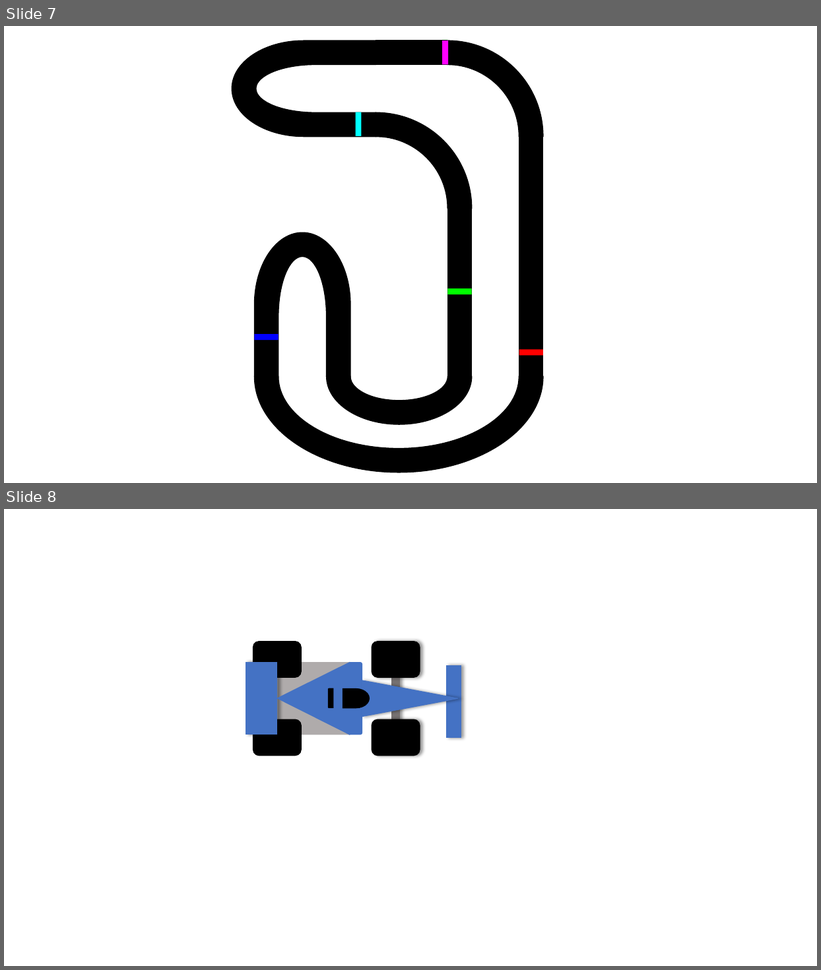
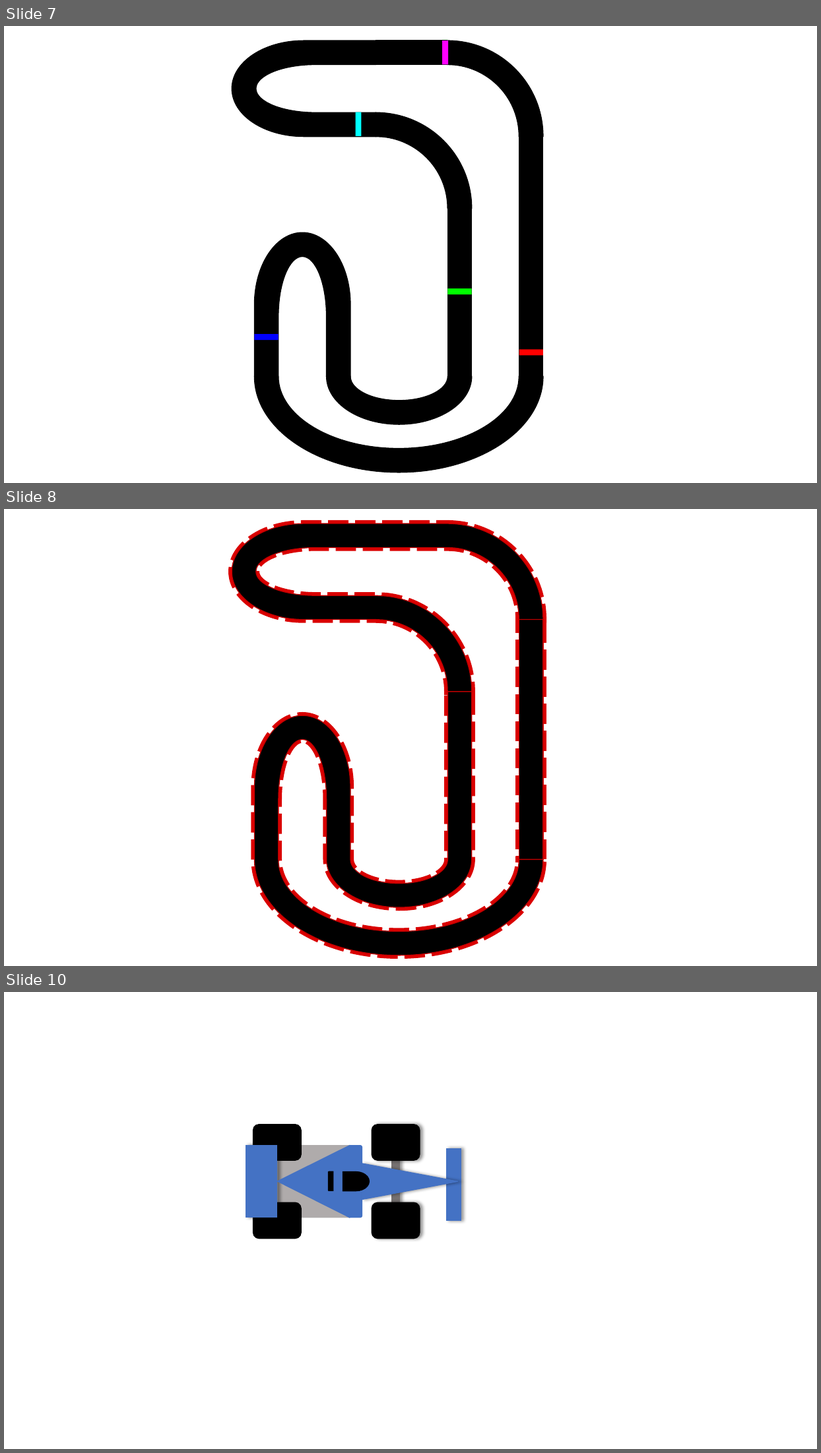
Before and after one commit to Buildasaurus/Genetic-Racing-Car, a slide deck: Racerbane og bil.pptx. Shown one above the other, each under a label of ours: slides 7 and 8 before the commit, slides 7, 8 and 10 after it; the slides between them are not shown. The pictures are 821x970 and 821x1453 pixels, drawn with LibreOffice and Linux fonts; fonts in the diff are those of the drawing. Boxes give left, top, right and bottom in pixels: in the first picture for what was removed or moved away, otherwise in the second. Text is boxed around its words. In the diff, an @@ line names an element or a change of style, - is before the commit and + after.

```diff
--- a/Racerbane og bil.pptx
+++ b/Racerbane og bil.pptx
@@ slide 8 added at (4,509,817,966), background #FFFFFF @@
@@ freeform shape added at (232,524,544,956), fill #000000, outline #FFFFFF 8 pt @@
@@ freeform shape added at (232,524,544,956), fill #000000, outline #DA0000 8 pt dashed @@
@@ freeform shape added at (232,524,544,956), fill #000000, outline #C00000 1 pt @@
@@ what was slide 8 is now slide 10 @@
```
Also in this commit, not shown: 2 slides changed, 4 other slides added, 1 other file.
